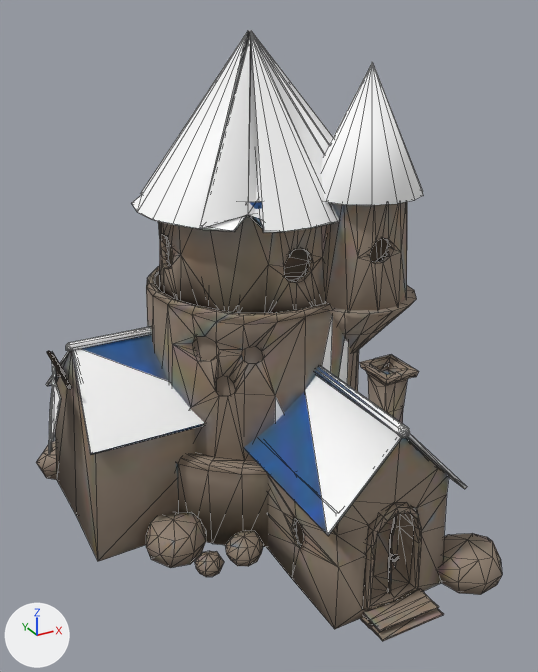
An edit to the glTF model art/game/assets/3d/castle_d1/final.glb, drawn before and after from the same camera.
Both versions are drawn from a 50 mm lens placed at (-2.02, -4.02, 3.44), pointed at (0.11, -0.14, 1.5). Arrows for +X, +Y and +Z are at lower left; the lights stay in place. The picture after the commit comes second. Mesh edges are drawn as thin lines. Vertices at exactly the same position are counted once.

Script lines for the objects in view, before the commit:
```python
me_castle_d1 = bpy.data.meshes.new('castle_d1')
me_castle_d1.from_pydata(...)  # 1679 vertices, 3274 faces; spans x -1.24..1.24, y -1.45..1.45, z 0.0..3.32
# faces by material slot: [504, 2770]
me_castle_d1.materials.append(mat_team)  # white #ffffff
me_castle_d1.materials.append(mat_material_0)  # picture img_image_0
ob_castle_d1 = bpy.data.objects.new('castle_d1', me_castle_d1)
ob_castle_d1.location = (0.0, 0.0, 0.0)
```
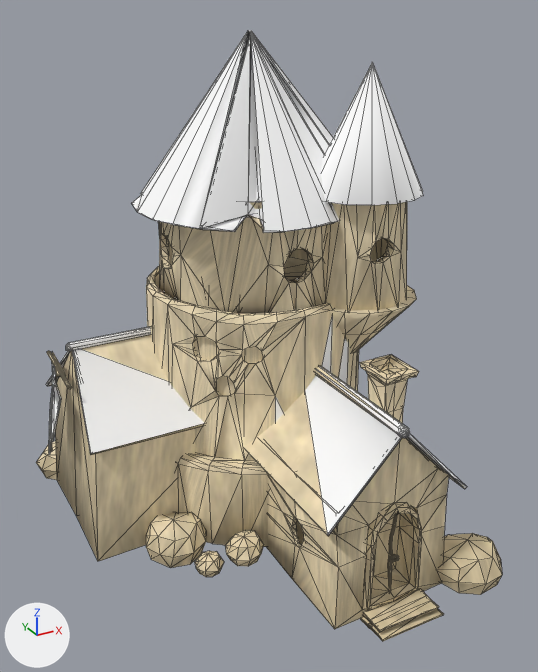
Location of each change, [x1, y1, x2, y2] in pixels of the pictures (538 x 672 px):
'castle_d1', recoloured, shading changed, surface changed (brown to beige)
    both: [36, 59, 502, 642]
part 2 of me_castle_d1, recoloured (brown to beige)
    both: [36, 202, 502, 642]
part 3 of me_castle_d1, surface changed (brown to beige)
    both: [36, 30, 502, 642]

The change in detail:
Picture 'Mesh_0_stone_tex' (img_mesh_0_stone_tex) is new.
Material 'Mesh_0_stone' (mat_mesh_0_stone) is new.
Its texture is img_mesh_0_stone_tex.
Its roughness is 1.0.
me_castle_d1 has 1679 vertices, 3274 faces and spans x -1.24..1.24, y -1.45..1.45, z 0.0..3.32.
me_castle_d1 is used by ob_castle_d1; location (0.0, 0.0, 0.0).
me_castle_d1 part 1: its shading normals changed.
me_castle_d1 part 2: all 2770 faces that had it switch from mat_material_0 (picture img_image_0) to mat_mesh_0_stone (picture img_mesh_0_stone_tex).
me_castle_d1 part 3: texture (UV) coordinates of 3274 of 3274 faces, centred in x -1.23..1.21, y -1.44..1.44, z 0.01..3.32, changed; they spanned u 0.0..1.0, v 0.0..1.0 and now span u 0.0..1.0, v 0.0..1.0.
